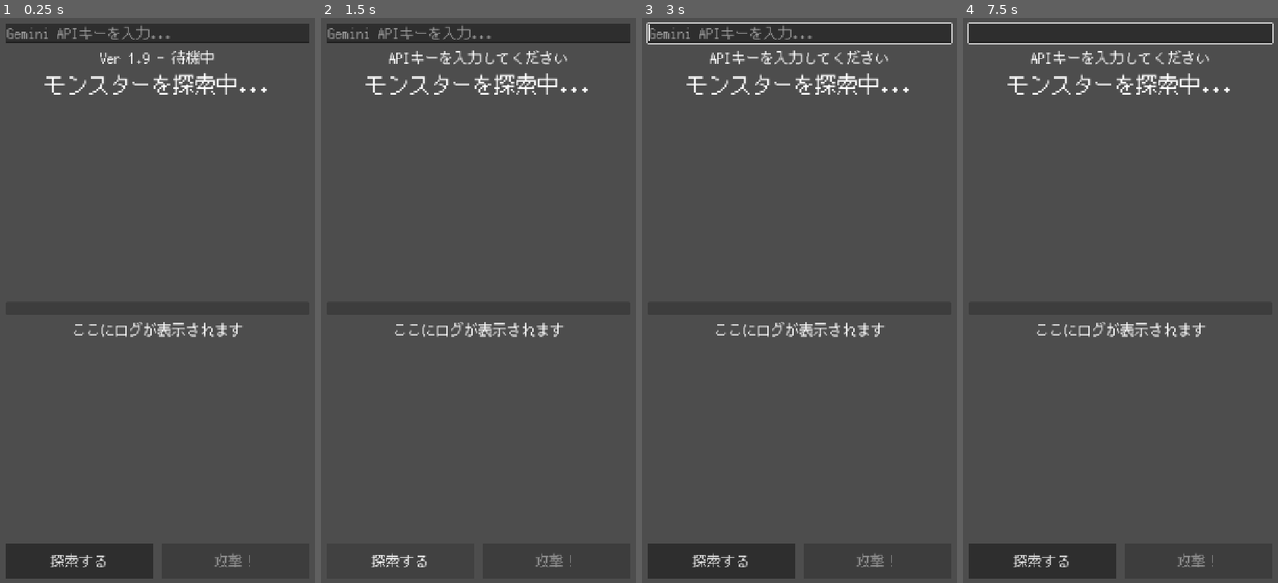
Above: before the commit, frames 1-4 (left to right).
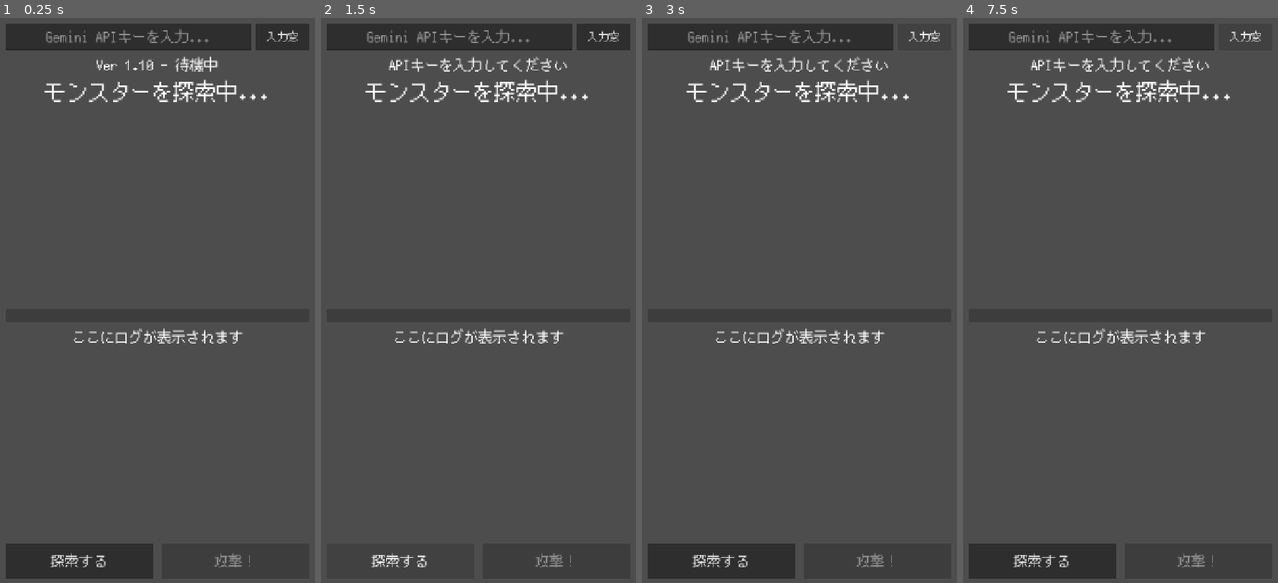
Above: after the commit, the same moments.

Repository: Usobanana/antigravity-aitest001
Game: Godot game, scene res://scenes/main.tscn
Two runs of this game, one before a commit and one after it. Both use one fixed random seed, a clock stepped at 60 frames per second and the inputs below.
Inputs (mouse positions are in pixels of both pictures, inside the frame that each line leads up to):
- Up to frame 1 (0.25 s): no input
- Up to frame 2 (1.5 s): click (604, 34) at 0.5 s, where only the run after the commit has a clickable "入力窓"; click "探索する" at 1.25 s
- Up to frame 3 (3 s): click "探索する" at 2 s; click (925, 34) at 2.75 s, where only the run after the commit has a clickable "入力窓"
- Up to frame 4 (7.5 s): click "探索する" at 3.5 s; click (1246, 34) at 4.25 s, where only the run after the commit has a clickable "入力窓"; tap Enter at 5, 6.5 s; tap Space at 5.75, 7.25 s

The runs differ from the first frame. In frame 1, 4.4% of the frame differs, in the area x 1-99%, y 1-58%; in frame 2, 4.7%; in frame 3, 4.8%, in the area x 1-99%, y 0-58%; in frame 4, 4.6%.

Commit message:
fix: implement native JS prompt for API key input (Ver 1.10)

Diff:
--- a/新しいゲームプロジェクト/scenes/main.tscn
+++ b/新しいゲームプロジェクト/scenes/main.tscn
@@ -28,10 +28,23 @@
 grow_vertical = 2
 theme_override_constants/separation = 15
 
-[node name="APIKeyInput" type="LineEdit" parent="UI"]
+[node name="KeyInputHBox" type="HBoxContainer" parent="UI"]
 layout_mode = 2
+theme_override_constants/separation = 10
+
+[node name="APIKeyInput" type="LineEdit" parent="UI/KeyInputHBox"]
+custom_minimum_size = Vector2(0, 60)
+layout_mode = 2
+size_flags_horizontal = 3
 placeholder_text = "Gemini APIキーを入力..."
+alignment = 1
 secret = true
+
+[node name="KeyPromptButton" type="Button" parent="UI/KeyInputHBox"]
+custom_minimum_size = Vector2(120, 0)
+layout_mode = 2
+theme_override_font_sizes/font_size = 24
+text = "入力窓"
 
 [node name="StatusLabel" type="Label" parent="UI"]
 layout_mode = 2
--- a/新しいゲームプロジェクト/scripts/main.gd
+++ b/新しいゲームプロジェクト/scripts/main.gd
@@ -9,10 +9,11 @@
 @onready var log_label = $UI/LogLabel
 @onready var spawn_button = $UI/Buttons/SpawnButton
 @onready var attack_button = $UI/Buttons/AttackButton
-@onready var api_key_input = $UI/APIKeyInput
+@onready var api_key_input = $UI/KeyInputHBox/APIKeyInput
+@onready var key_prompt_button = $UI/KeyInputHBox/KeyPromptButton
 @onready var monster_image = $UI/MonsterInfo/MonsterImage
 const SAVE_PATH = "user://settings.cfg"
-const APP_VERSION = "Ver 1.9"
+const APP_VERSION = "Ver 1.10"
 const STYLE_PROMPT = "digital illustration, dark fantasy, epic, highly detailed, cinematic lighting, centered on solid dark background"
 
 var image_http_request: HTTPRequest
@@ -59,6 +60,8 @@
 	image_http_request = HTTPRequest.new()
 	add_child(image_http_request)
 	image_http_request.request_completed.connect(_on_image_request_completed)
+
+	key_prompt_button.pressed.connect(_on_key_prompt_button_pressed)
 
 	load_api_key()
 	update_ui()
@@ -93,6 +96,16 @@
 	status_label.text = "AI召喚中..."
 	spawn_button.disabled = true
 	ai_manager.generate_monster(key)
+
+func _on_key_prompt_button_pressed():
+	# iOS等のブラウザ環境でキーボードが出ない問題への対策
+	if OS.has_feature("web"):
+		var js_code = "prompt('Gemini APIキーをここに貼り付けてください', '');"
+		var result = JavaScriptBridge.eval(js_code)
+		if result != null and result != "":
+			api_key_input.text = result
+			save_api_key(result)
+			status_label.text = APP_VERSION + " - キーを設定しました"
 
 func _on_monster_generated(data):
 	current_monster = data
